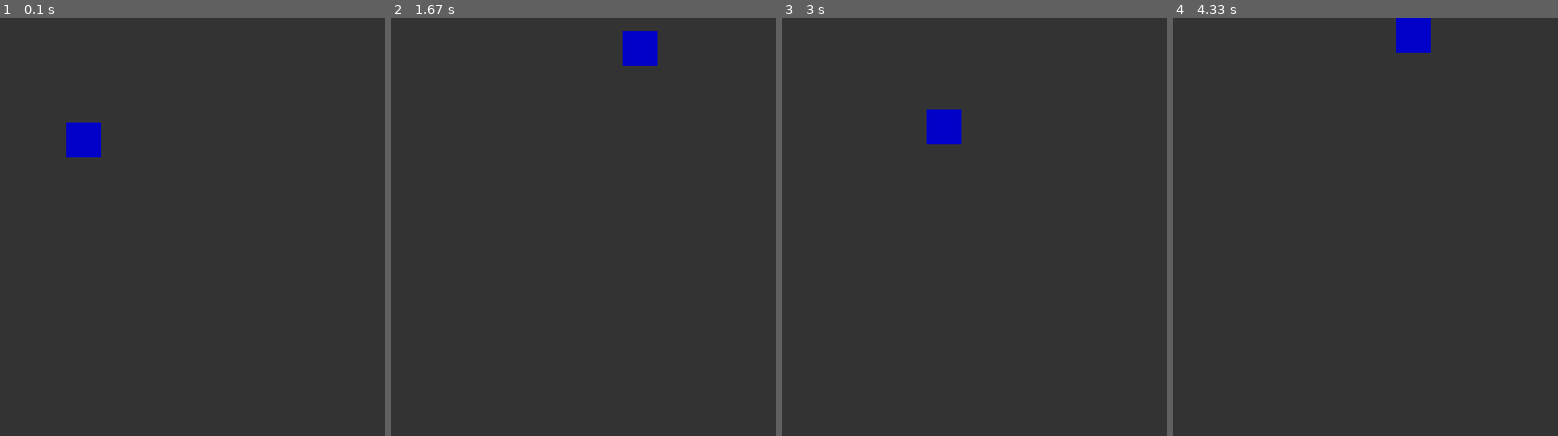
Above: before the commit, frames 1-4 (left to right).
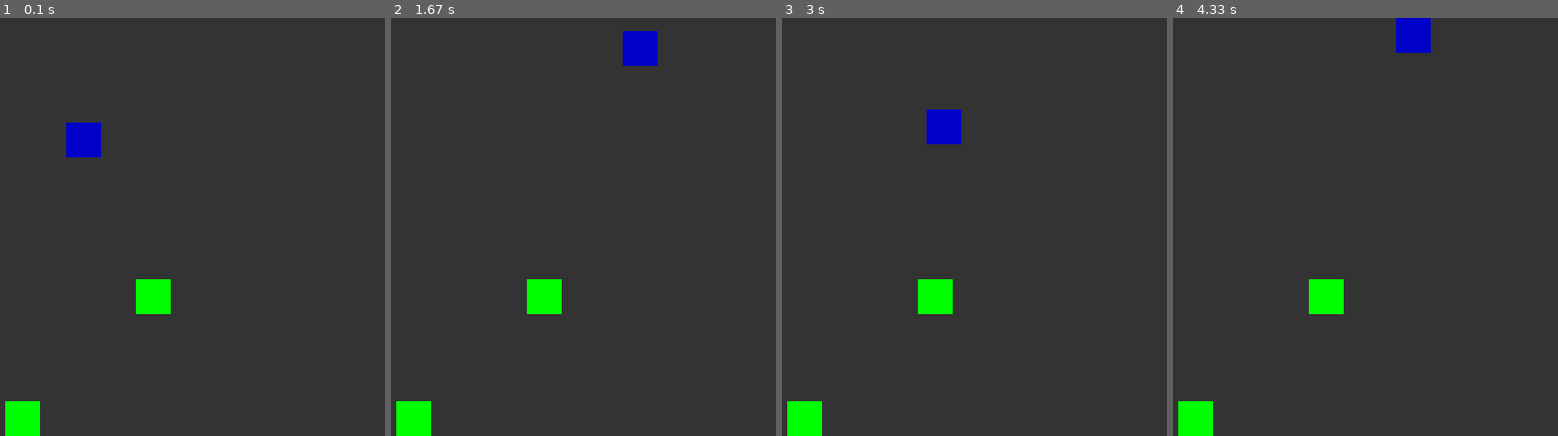
Above: after the commit, the same moments.

Repository: Lapikud/Pygame
Game: pygame game, started from main.py
Two runs of this game, one before a commit and one after it. Both use one fixed random seed, a clock stepped at 60 frames per second and the inputs below.
Inputs:
- Up to frame 1 (0.1 s): no input
- Up to frame 2 (1.67 s): tap W at 0.33 s; hold Right 0.67-1.13 s; hold Up 1.17-1.47 s; hold Right from 1.5 s (still down)
- Up to frame 3 (3 s): release Right at 1.97 s; hold Left 2-2.53 s; hold Down 2.57-2.87 s; hold Left from 2.9 s (still down)
- Up to frame 4 (4.33 s): release Left at 3.3 s; hold Up 3.33-3.7 s; hold Right from 3.73 s (still down)

The runs differ from the first frame. In frame 1, 1.5% of the frame differs, in the area x 1-45%, y 62-100%; in frame 2, 1.5%; in frame 3, 1.5%; in frame 4, 1.5%.

Commit message:
Collision detect broken

Diff:
--- a/Character.py
+++ b/Character.py
@@ -1,4 +1,8 @@
 import pygame
+
+
+from object import Object
+
 
 
 class Character:
@@ -43,3 +47,11 @@
 
     def halt(self):
         self.vx, self.vy = 0, 0
+
+    def detect_collision(self, object_list):
+        for game_object in object_list:
+            if self.x < game_object.x < self.x + self.width and self.y < game_object.y < self.y + self.height:
+                return game_object
+            if self.x < game_object.x + game_object.width < self.x + self.width and self.y < game_object.y + game_object.height < self.y + self.height:
+                return game_object
+        return
--- a/main.py
+++ b/main.py
@@ -1,6 +1,7 @@
 import pygame
 
 from Character import Character
+from object import Object
 
 
 class Game:
@@ -14,6 +15,12 @@
         self.clock = pygame.time.Clock()
         self.running = True
         self.character = Character()
+        self.objects = self.create_objects()
+
+    def create_objects(self):
+        object1 = Object(200, 300)
+        object2 = Object(50, 440)
+        return [object1, object2]
 
     def event(self):
         event_list = pygame.event.get()
@@ -27,12 +34,16 @@
                 self.character.release_key(event.key)
 
     def update(self):
-        pass
+        game_object = self.character.detect_collision(self.objects)
+        if game_object:
+            print("Collision with object at ", game_object.x, game_object.y)
 
     def render(self):
         self.character.move(self.window.get_width(), self.window.get_height())
         self.window.fill((51, 51, 51))
         pygame.draw.rect(self.window, (0, 0, 200), (self.character.x, self.character.y, self.character.width, self.character.height))
+        for game_object in self.objects:
+            pygame.draw.rect(self.window, (0, 255, 0), (game_object.x, game_object.y, game_object.width, game_object.height))
         pygame.display.update()
 
     def run(self):
--- /dev/null
+++ b/object.py
@@ -0,0 +1,8 @@
+import pygame
+
+
+class Object:
+    def __init__(self, start_x, start_y):
+        self.x, self.y = start_x, start_y
+        self.width = 40
+        self.height = 40
